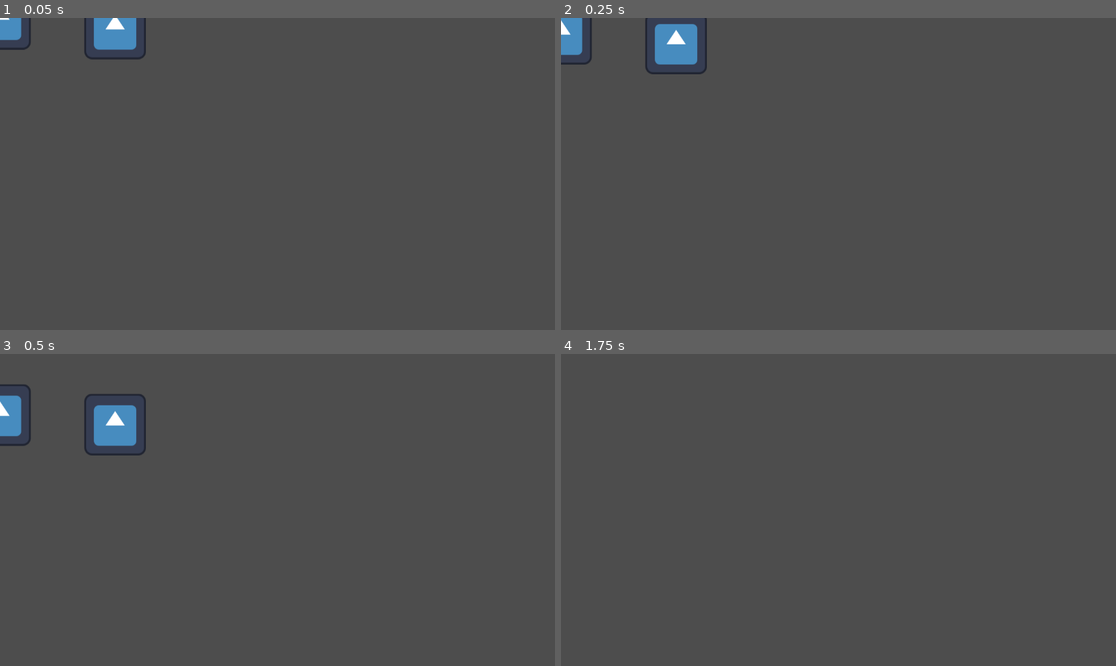
Above: before the commit, frames 1-4 (two rows, left to right).
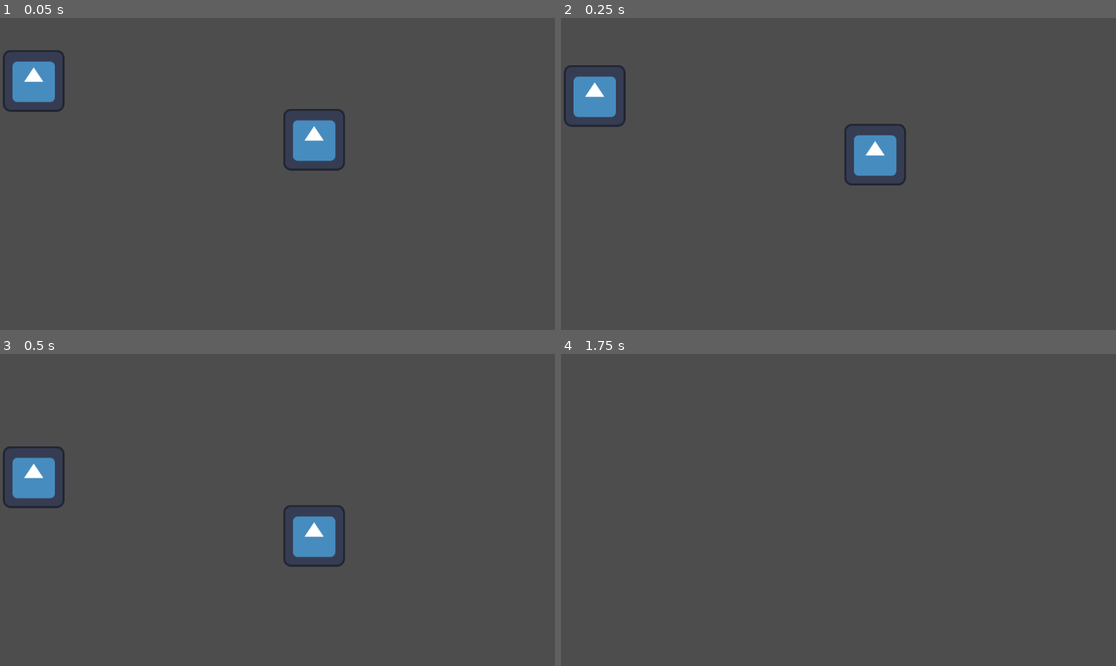
Above: after the commit, the same moments.

Repository: kay7789/godot-collab-test
Game: Godot game, scene res://game.tscn
The game is run twice, just before and just after one commit, with the same random seed, the same clock (stepped at 60 frames per second) and the same inputs. The engine's default icon, where the game draws it, is replaced by a stand-in: a white triangle on a blue panel in a dark square.
Inputs:
- Up to frame 1 (0.05 s): no input
- Up to frame 2 (0.25 s): no input
- Up to frame 3 (0.5 s): no input
- Up to frame 4 (1.75 s): tap Enter (ui_accept) at 0.5, 0.77, 1.52 s; hold Right (ui_right) from 0.53 s (still down)

The runs differ from the first frame. In frame 1, 3.9% of the frame differs, in the area x 0-63%, y 0-49%; in frame 2, 4.4%; in frame 3, 4.5%, in the area x 0-63%, y 9-69%; in frame 4, nothing differs.

Commit message:
Update game.tscn

Diff:
--- a/game.tscn
+++ b/game.tscn
@@ -11,11 +11,12 @@
 script = ExtResource("1_7jx4h")
 
 [node name="Sprite2D" type="Sprite2D" parent="CharacterBody2D"]
+position = Vector2(70, 129)
 texture = ExtResource("2_jx76c")
 
 [node name="CollisionShape2D" type="CollisionShape2D" parent="CharacterBody2D"]
 shape = SubResource("CircleShape2D_0fbrw")
 
 [node name="Sprite2D2" type="Sprite2D" parent="CharacterBody2D"]
-position = Vector2(239, 20)
+position = Vector2(652, 251)
 texture = ExtResource("2_jx76c")
